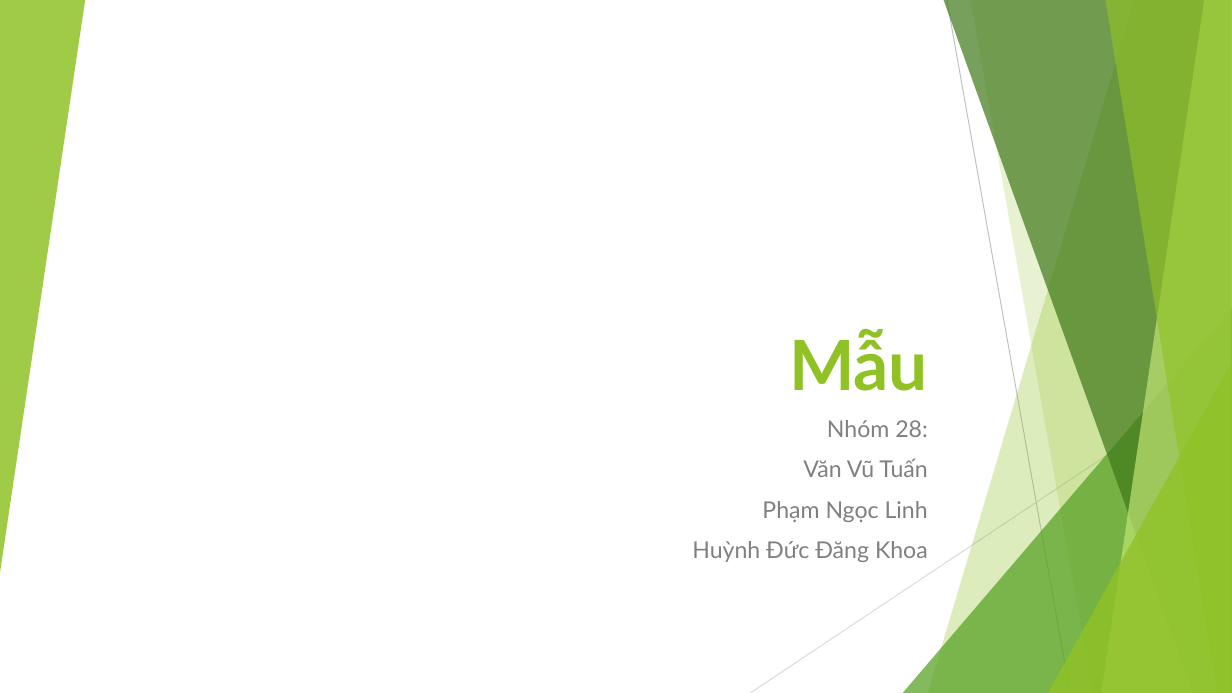
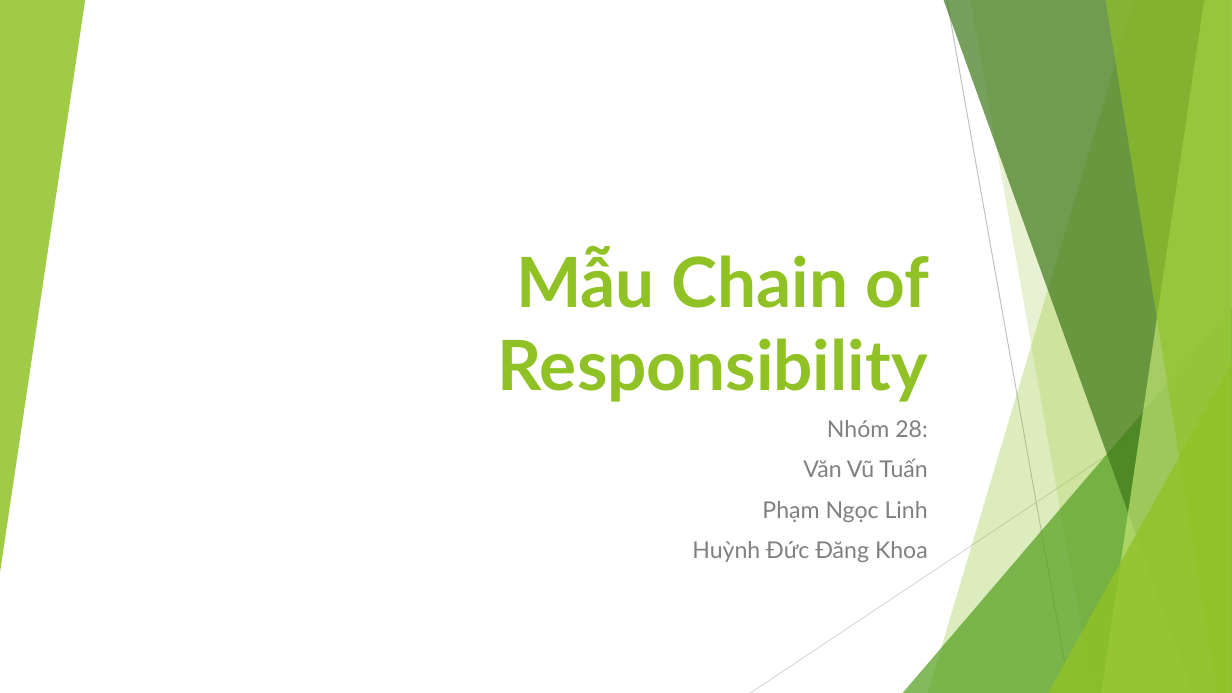
Before and after one commit to ChrisJamison/design_pattern, a slide deck: slide 1 of Báo cáo cuối kỳ/13. Chain of Responsibility/Slide.pptx. Drawn at 1232x693 pixels with LibreOffice and Linux fonts; fonts in the diff are those of the drawing. Boxes give left, top, right and bottom in pixels: in the first picture for what was removed or moved away, otherwise in the second. Text is boxed around its words. In the diff, an @@ line names an element or a change of style, - is before the commit and + after.

Commit message:
chain of responsibility

```diff
--- a/Báo cáo cuối kỳ/13. Chain of Responsibility/Slide.pptx
+++ b/Báo cáo cuối kỳ/13. Chain of Responsibility/Slide.pptx
@@ title at (x1=498, y1=247, x2=929, y2=402): text changed @@
-Mẫu
+Mẫu Chain of Responsibility
```
Also in this commit, not shown: 9 other slides changed, 1 slide added, 2 slides removed, 13 other files.
